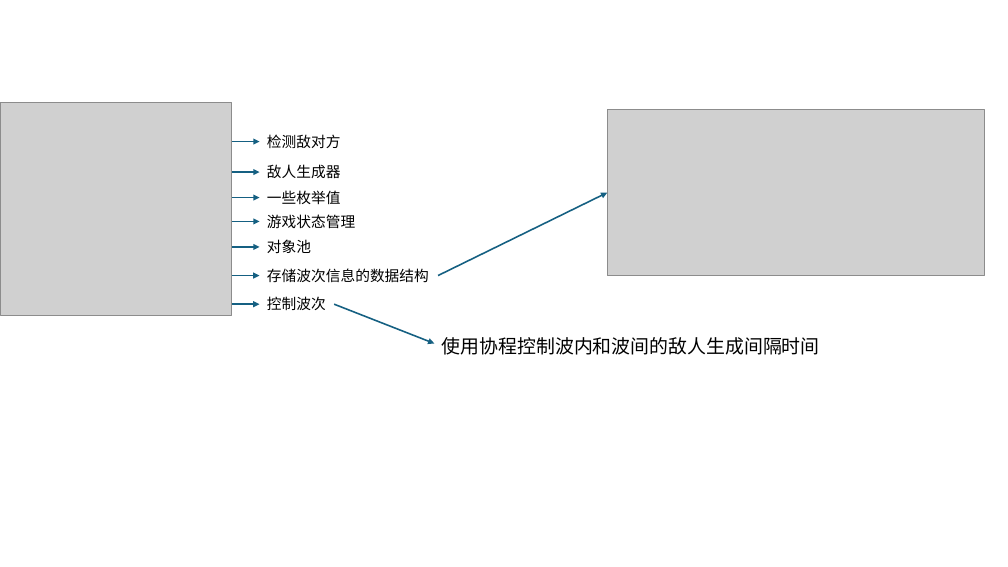
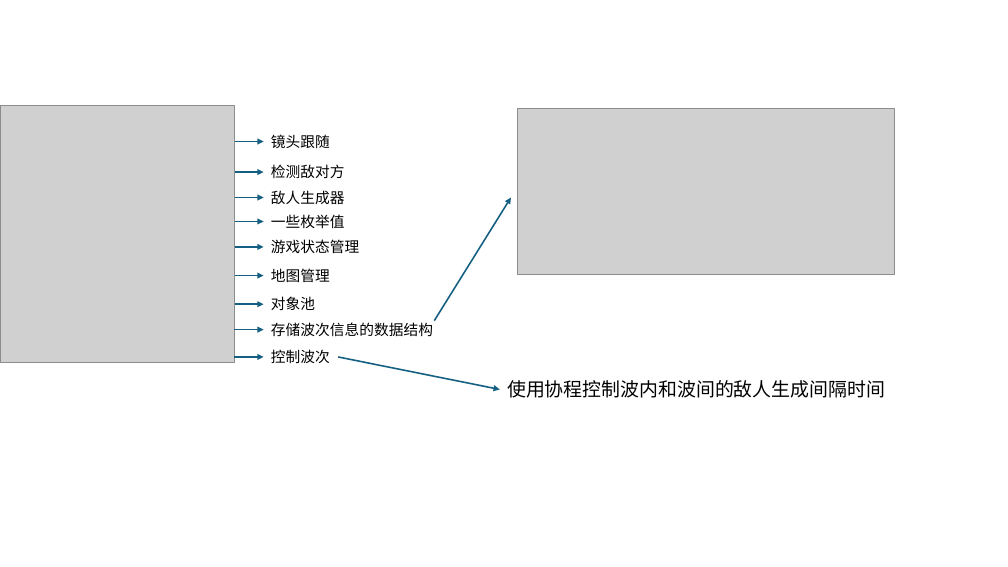
Before and after one commit to liangaonb/xLua2D, a slide deck: slide 6 of Assets/Docs/梁奥作业二.pptx. Drawn at 1008x567 pixels with LibreOffice and Linux fonts; fonts in the diff are those of the drawing; grey boxes stand for pictures. Boxes give left, top, right and bottom in pixels: in the first picture for what was removed or moved away, otherwise in the second. Text is boxed around its words. In the diff, an @@ line names an element or a change of style, - is before the commit and + after.

```diff
--- a/Assets/Docs/梁奥作业二.pptx
+++ b/Assets/Docs/梁奥作业二.pptx
@@ picture: place and size @@
-picture at (0,102,231,315)
+picture at (0,105,234,363)
@@ picture: place and size @@
-picture at (607,110,985,275)
+picture at (517,109,895,274)
@@ text added at (271,134,330,148), 14 pt, text #000000 @@
+镜头跟随
@@ text "检测敌对方": place and size @@
-text "检测敌对方" at (267,134,341,148)
+text "检测敌对方" at (271,164,345,178)
@@ arrow moved from (438, 276) - (607, 193) to (434, 321) - (511, 197) @@
@@ 3 texts: place and size @@
-3 texts at (267,164,355,229)
+3 texts at (271,190,359,254)
@@ text added at (271,268,330,282), 14 pt, text #000000 @@
+地图管理
@@ text "对象池": place and size @@
-text "对象池" at (267,239,311,253)
+text "对象池" at (271,296,315,310)
@@ 7 arrows: place and size @@
-7 arrows at (230,141,259,304)
+7 arrows at (234,141,264,304)
@@ text "存储波次信息的数据结构": place and size @@
-text "存储波次信息的数据结构" at (267,268,429,283)
+text "存储波次信息的数据结构" at (271,322,433,337)
@@ arrow added from (234, 330) to (264, 330), #156082 1.5 pt @@
@@ arrow added from (234, 357) to (264, 357), #156082 1.5 pt @@
@@ text "控制波次": place and size @@
-text "控制波次" at (267,296,326,310)
+text "控制波次" at (271,349,330,363)
@@ arrow moved from (334, 304) - (434, 343) to (338, 357) - (500, 389) @@
@@ text "使用协程控制波内和波间的敌人生成间隔时间": place and size @@
-text "使用协程控制波内和波间的敌人生成间隔时间" at (442,337,820,355)
+text "使用协程控制波内和波间的敌人生成间隔时间" at (507,380,885,398)
```
Also in this commit, not shown: 2 other files.
